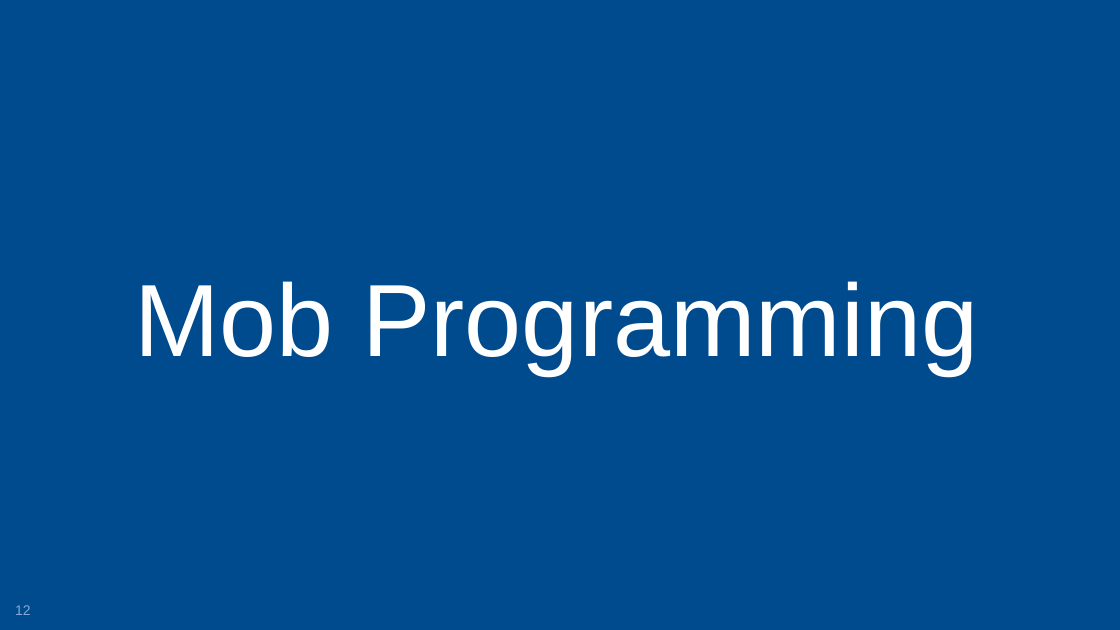
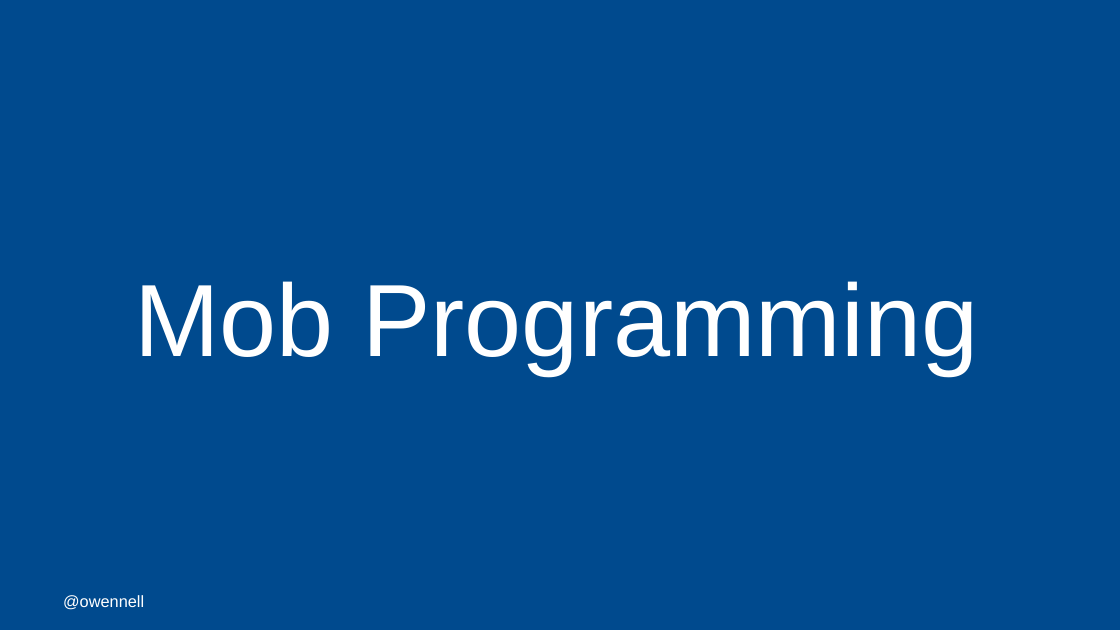
Before and after one commit to oliwennell/talks, a slide deck: slide 11 of a-mob-mentality.pptx (slide 12 before the commit). Drawn at 1120x630 pixels with LibreOffice and Linux fonts; fonts in the diff are those of the drawing; background and template pictures are left out. Boxes give left, top, right and bottom in pixels: in the first picture for what was removed or moved away, otherwise in the second. Text is boxed around its words. In the diff, an @@ line names an element or a change of style, - is before the commit and + after.

```diff
--- a/a-mob-mentality.pptx
+++ b/a-mob-mentality.pptx
@@ text added at [63,595,144,610], 14 pt, text #FFFFFF @@
+@owennell
@@ page number removed at [15,605,31,615] @@
-12
```
Also in this commit, not shown: 45 other slides changed, 11 slides added, 11 slides removed.
